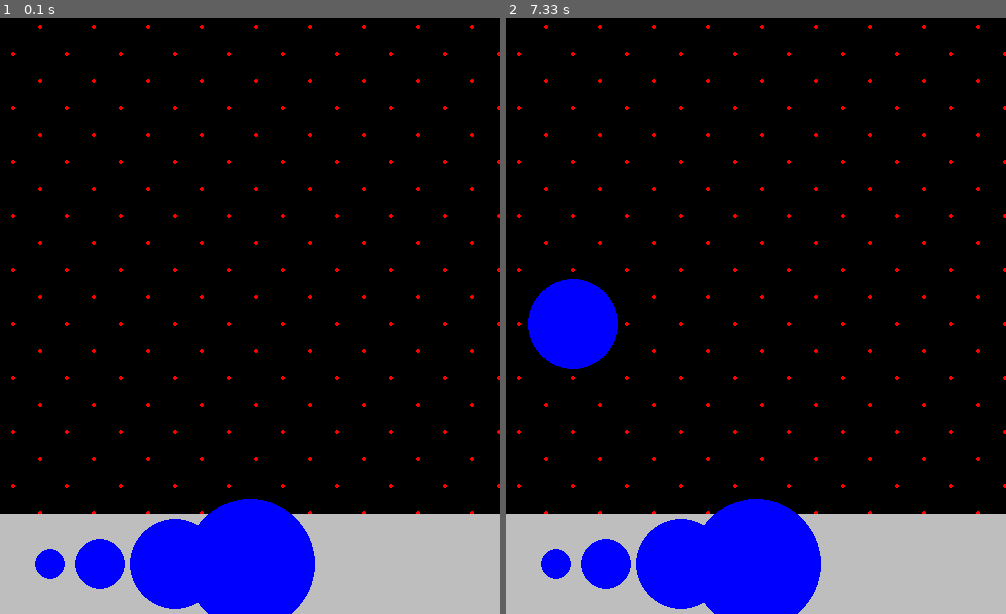
Above: before the commit, frames 1-2 (left to right).
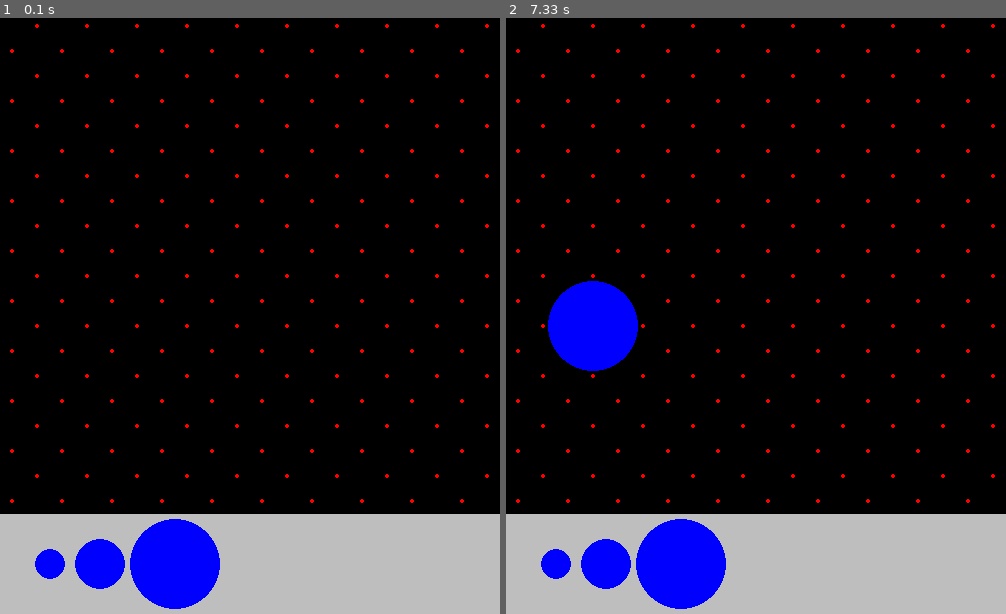
Above: after the commit, the same moments.

Repository: Albie-nayland/Climbing-wall-CSC-project
Game: pygame game, started from Pygame.py
The game is run twice, just before and just after one commit, with the same random seed, the same clock (stepped at 60 frames per second) and the same inputs.
Inputs (mouse positions are in pixels of both pictures, inside the frame that each line leads up to):
- Up to frame 1 (0.1 s): no input
- Up to frame 2 (7.33 s): press the mouse at (686, 542) at 7.1 s; move the mouse to (641, 435) at 7.2 s; move the mouse to (596, 333) at 7.3 s

The runs differ from the first frame. In frame 1, 5.0% of the frame differs, in the area x 2-100%, y 1-100%; in frame 2, 6.2%.

Commit message:
holds snap to origin we not in use

Diff:
--- a/Pygame.py
+++ b/Pygame.py
@@ -17,8 +17,7 @@
 does_offset = 1
 mouse_offset = 0
 wall_spots = []
-holds_dict = {"small" : 5, "medium" : 5, "large" : 5, "extra large" : 5}
-holds_home = {"small" : (50, 550), "medium" : (100, 550), "large" : (175, 550)}
+holds_dict = {"small" : 5, "medium" : 5, "large" : 5}
 holds_full_dict = {}
 for i in holds_dict:
     for n in range(holds_dict[i]):
@@ -28,12 +27,10 @@
             holds_full_dict.update({len(holds_full_dict) : [100, 550, 25]})
         elif i == "large":
             holds_full_dict.update({len(holds_full_dict) : [175, 550, 45]})
-        elif i == "extra large":
-            holds_full_dict.update({len(holds_full_dict) : [250, 550, 65]})
 holds_used = {}
 holding_index = None
 
-y_hole_distance = 27
+y_hole_distance = 25
 x_hole_distance = 2*y_hole_distance
 
 mouse_down = False
@@ -94,6 +91,13 @@
             holds_full_dict[i][0], holds_full_dict[i][1] = (holds_full_dict[i][0] - (holds_full_dict[i][0] % x_hole_distance) + hold_offset, (holds_full_dict[i][1] - (holds_full_dict[i][1] % y_hole_distance) + y_hole_distance/2))
             py.draw.circle(screen, "blue", (holds_full_dict[i][0], holds_full_dict[i][1]), holds_full_dict[i][2])
         else:
+            if holding_index is None:
+                if holds_full_dict[i][2] == 15:
+                    holds_full_dict[i][0], holds_full_dict[i][1] = (50, 550)
+                elif holds_full_dict[i][2] == 25:
+                    holds_full_dict[i][0], holds_full_dict[i][1] = (100, 550)
+                elif holds_full_dict[i][2] == 45:
+                    holds_full_dict[i][0], holds_full_dict[i][1] = (175, 550)
             py.draw.circle(screen, "blue", (holds_full_dict[i][0], holds_full_dict[i][1]), holds_full_dict[i][2])
 
 
